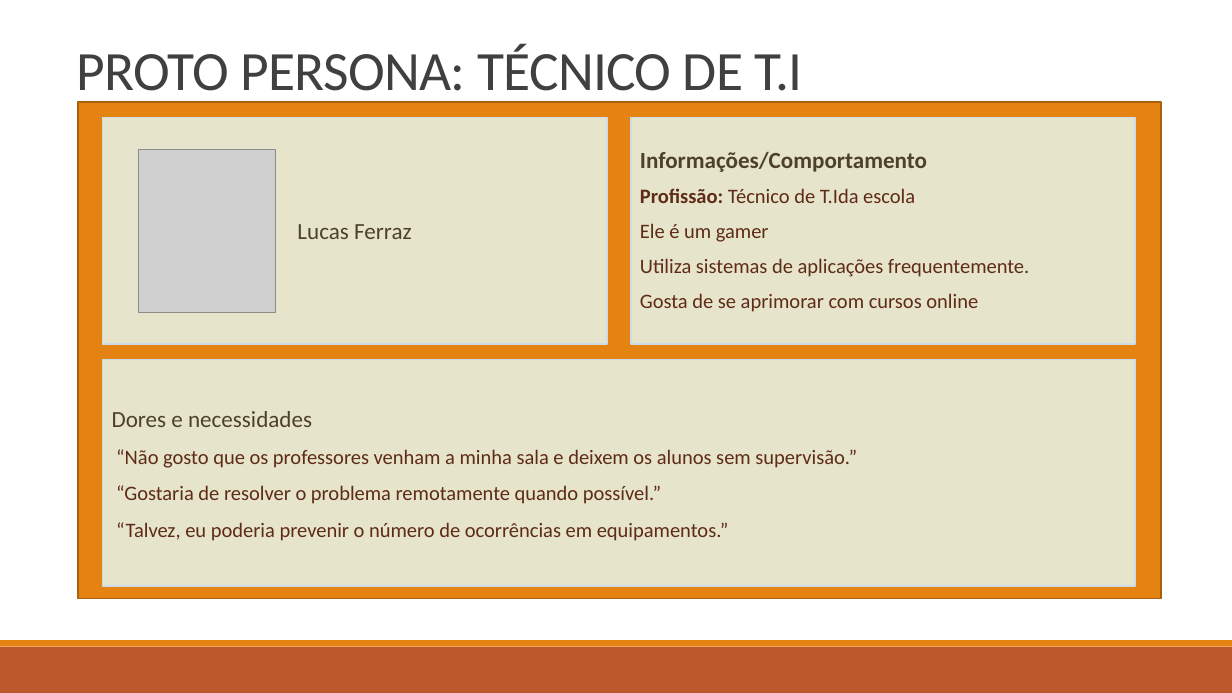
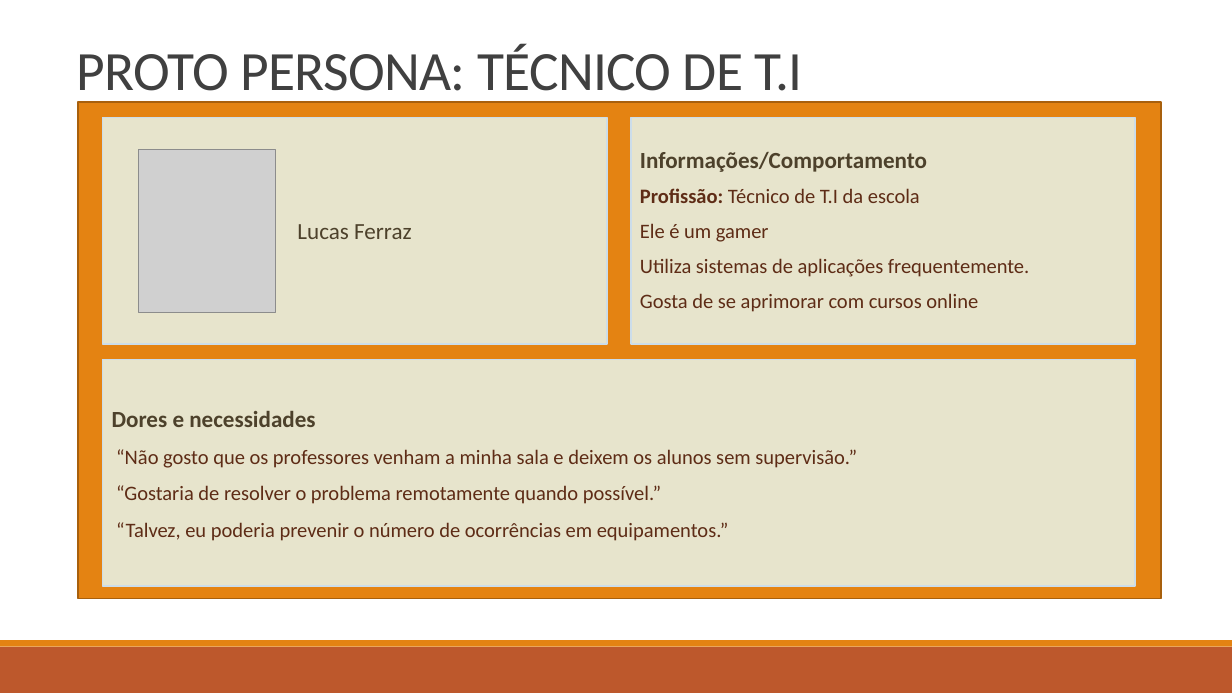
Before and after one commit to BandTec/grupo-05-adsa-20201, a slide deck: slide 15 of Apresentação Sprint 1.pptx. Drawn at 1232x693 pixels with LibreOffice and Linux fonts; fonts in the diff are those of the drawing; grey boxes stand for pictures. Boxes give left, top, right and bottom in pixels: in the first picture for what was removed or moved away, otherwise in the second. Text is boxed around its words. In the diff, an @@ line names an element or a change of style, - is before the commit and + after.

```diff
--- a/Apresentação Sprint 1.pptx
+++ b/Apresentação Sprint 1.pptx
@@ text in rectangle at [640, 188, 920, 203]: spaces changed @@
-Profissão: Técnico de T.Ida escola
+Profissão: Técnico de T.I da escola
@@ text in rectangle at [112, 411, 315, 427]: bold on in "Dores e necessidades" @@
```
Also in this commit, not shown: 13 other slides changed, 2 slides added, 1 slide removed.
